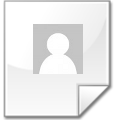
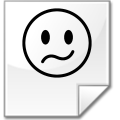
Two versions of the same layered image (120 × 120). Layer-by-layer changes:
hid "Appunti#10" over (33, 24, 83, 74)
added layer "Appunti #1" above "?" over (22, 8, 92, 78)
